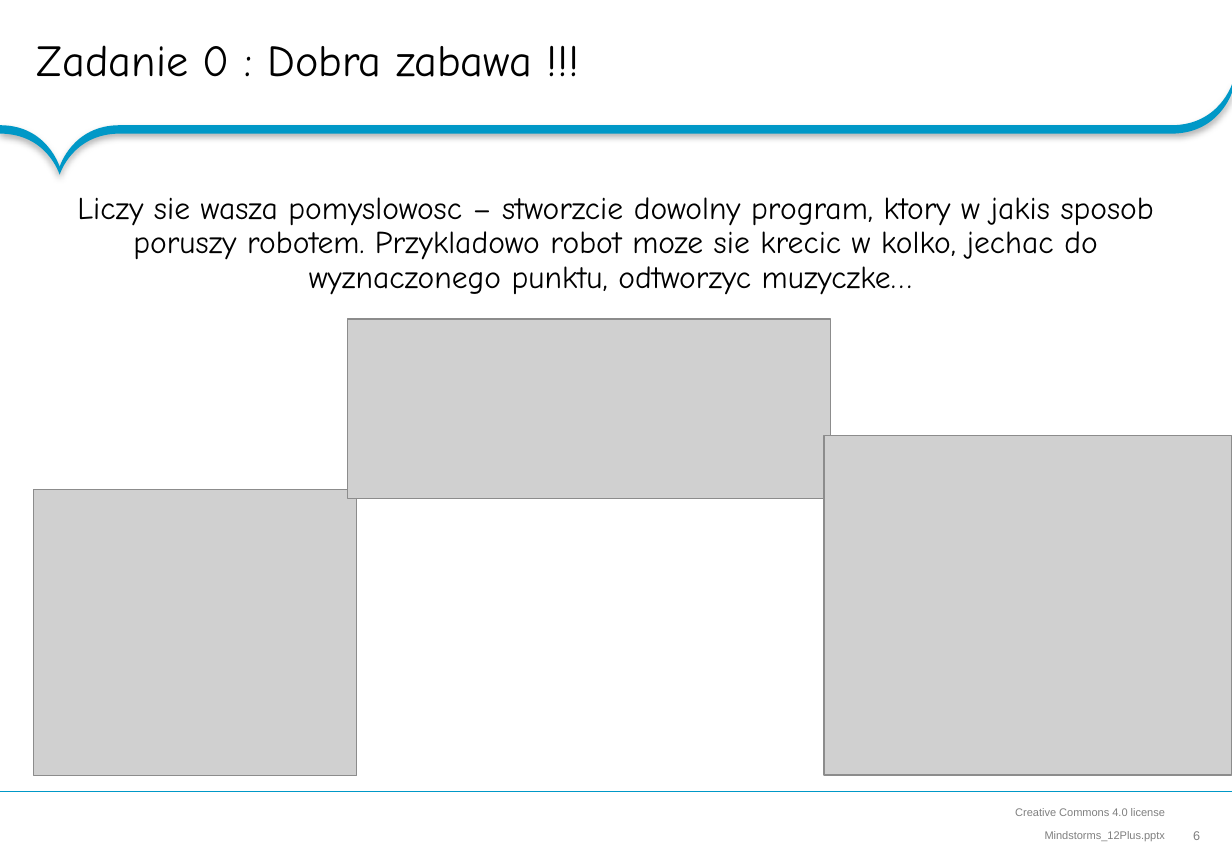
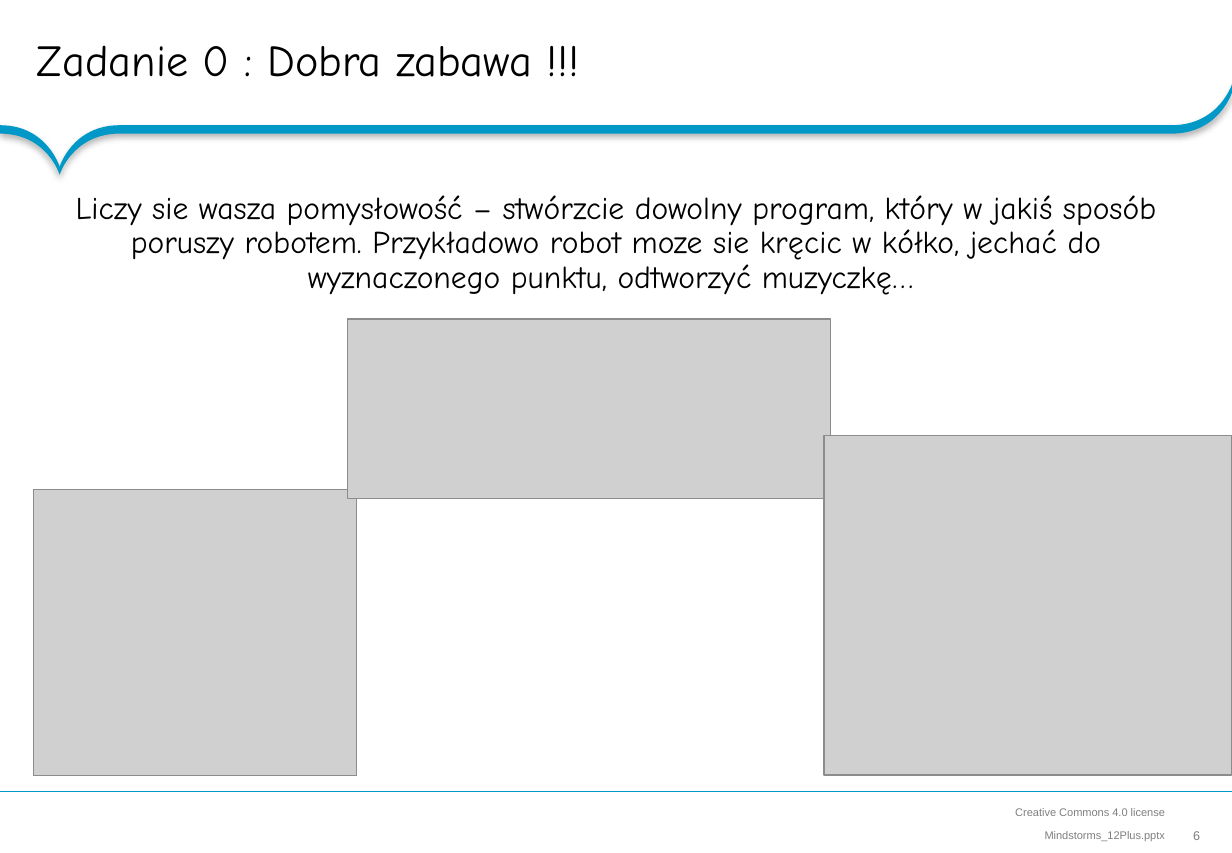
Before and after one commit to RoboCap/mindstorms, a slide deck: slide 6 of Mindstorms_12Plus.pptx. Drawn at 1232x853 pixels with LibreOffice and Linux fonts; fonts in the diff are those of the drawing; grey boxes stand for pictures; background and template pictures are left out. Boxes give left, top, right and bottom in pixels: in the first picture for what was removed or moved away, otherwise in the second. Text is boxed around its words. In the diff, an @@ line names an element or a change of style, - is before the commit and + after.

```diff
--- a/Mindstorms_12Plus.pptx
+++ b/Mindstorms_12Plus.pptx
@@ text at <box>76,195,1156,295</box>: text changed @@
-Liczy sie wasza pomyslowosc – stworzcie dowolny program, ktory w jakis sposob poruszy robotem. Przykladowo robot moze sie krecic w kolko, jechac do wyznaczonego punktu, odtworzyc muzyczke…
+Liczy sie wasza pomysłowość – stwórzcie dowolny program, który w jakiś sposób poruszy robotem. Przykładowo robot moze sie kręcic w kółko, jechać do wyznaczonego punktu, odtworzyć muzyczkę…
```
Also in this commit, not shown: 5 other slides changed.
